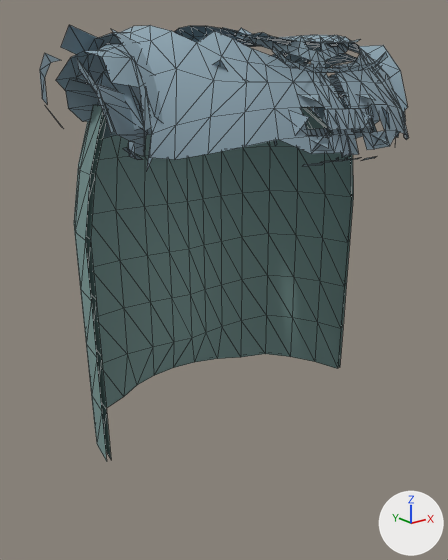
Two versions of the glTF model assets/models/outfits/wear/kelp_mantle_ranger_male.gltf, one commit apart.
The view is the same before and after, from a camera (50 mm lens) standing at (-0.512, -0.538, 1.51) and looking at (-0.013, 0.085, 1.261). The axes (+X, +Y, +Z) are drawn at lower right. The lights are the same throughout. The older version comes first. Mesh edges are drawn as thin lines. Vertices at exactly the same position are counted once.

Names of what the first picture shows: 'kelp_mantle_ranger_male'.
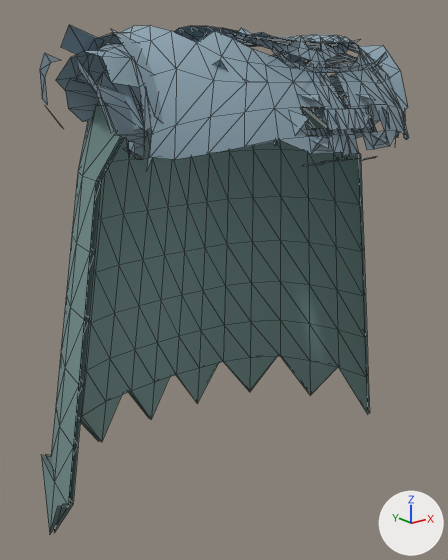
Diff of the bpy script that builds the scene:
```diff
--- a/assets/models/outfits/wear/kelp_mantle_ranger_male.gltf.py
+++ b/assets/models/outfits/wear/kelp_mantle_ranger_male.gltf.py
@@ me_kelp_mantle_ranger_male @@
 # used by ob_kelp_mantle_ranger_male; location = (0.0, 0.0, 0.0)
-me_kelp_mantle_ranger_male.from_pydata(...)  # 1097 vertices, 1335 faces; spans x -0.237..0.237, y -0.12..0.241, z 1.072..1.571
+me_kelp_mantle_ranger_male.from_pydata(...)  # 1143 vertices, 1419 faces; spans x -0.284..0.284, y -0.12..0.276, z 0.969..1.571
+# me_kelp_mantle_ranger_male part 1: the loose piece of 105 vertices spanning x -0.22..0.22, y 0.053..0.241, z 1.072..1.491 is rebuilt with 128 vertices and now spans x -0.278..0.278, y 0.046..0.27, z 0.969..1.491
+# me_kelp_mantle_ranger_male part 2: the loose piece of 105 vertices spanning x -0.215..0.215, y 0.052..0.235, z 1.072..1.491 is rebuilt with 128 vertices and now spans x -0.284..0.284, y 0.046..0.276, z 0.969..1.491
 me_kelp_mantle_ranger_male.materials.append(mat_cloth)
```

Where the change shows, as pixel boxes [x1, y1, x2, y2] in the pictures (448 x 560 px):
'kelp_mantle_ranger_male', reshaped (17% taller)
    before: [40, 25, 409, 461]
    after: [40, 25, 409, 534]
part 1 of me_kelp_mantle_ranger_male, rebuilt (mostly hidden before)
    before: [74, 105, 353, 461]
    after: [46, 105, 367, 533]
part 2 of me_kelp_mantle_ranger_male, rebuilt (24% wider, 21% taller)
    before: [85, 105, 351, 459]
    after: [41, 105, 370, 534]
